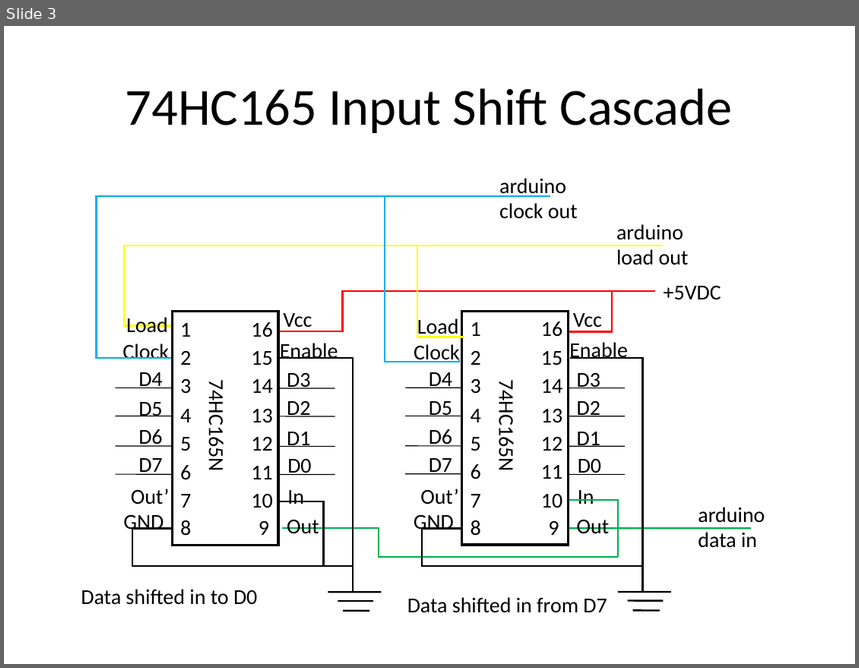
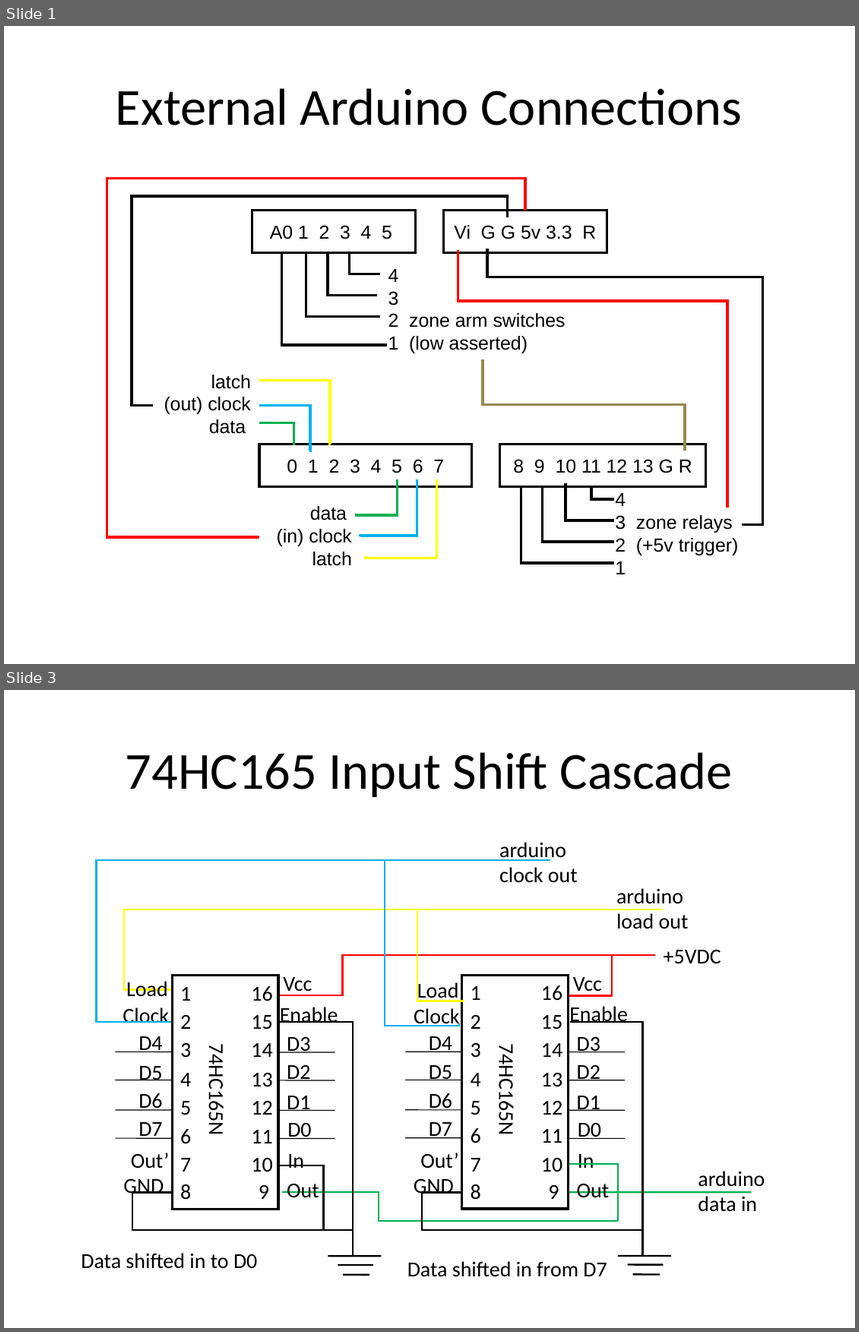
Before and after one commit to markkampe/Alarm, a slide deck: Schematics.ppt. Shown one above the other, each under a label of ours: slide 3 before the commit, slides 1 and 3 after it; the slides between them are not shown. The pictures are 859x668 and 859x1332 pixels, drawn with LibreOffice and Linux fonts; fonts in the diff are those of the drawing. Boxes give left, top, right and bottom in pixels: in the first picture for what was removed or moved away, otherwise in the second. Text is boxed around its words. In the diff, an @@ line names an element or a change of style, - is before the commit and + after.

```diff
--- a/Schematics.ppt
+++ b/Schematics.ppt
@@ slide 1 added at (4,26,855,664), background #FFFFFF @@
@@ title added at (116,88,742,126), 44 pt, text #000000 @@
+External Arduino Connections
@@ elbow line added from (259, 537) to (526, 211), #FF0000 2.24 pt @@
@@ elbow line added from (508, 218) to (153, 406), #000000 2.24 pt @@
@@ rectangle added at (253,211,416,253), outline #000000 2.01 pt, 16 pt, text #000000 @@
+A0 1 2 3 4 5
@@ rectangle added at (444,211,607,253), outline #000000 2.01 pt, 16 pt, text #000000 @@
+Vi G G 5v 3.3 R
@@ elbow line added from (387, 345) to (281, 253), #000000 2.24 pt @@
@@ elbow line added from (380, 317) to (309, 253), #000000 2.24 pt @@
@@ elbow line added from (377, 296) to (328, 253), #000000 2.24 pt @@
@@ elbow line added from (380, 275) to (349, 253), #000000 2.24 pt @@
@@ elbow line added from (728, 508) to (458, 250), #FF0000 2.24 pt @@
@@ elbow line added from (742, 525) to (487, 249), #000000 2.24 pt @@
@@ text added at (389,269,566,354), 16 pt, text #000000 @@
+4
+3
+2 zone arm switches
+1 (low asserted)
@@ elbow line added from (685, 451) to (484, 360), #948A54 2.24 pt @@
@@ text added at (164,375,251,434), 16 pt, text #000000 @@
+latch
+(out) clock
+data
@@ elbow line added from (330, 445) to (259, 381), #FFFF00 2.24 pt @@
@@ elbow line added from (259, 406) to (310, 452), #00B0F0 2.24 pt @@
@@ elbow line added from (259, 423) to (295, 445), #00B050 2.24 pt @@
@@ rectangle added at (259,445,472,487), outline #000000 2.01 pt, 16 pt, text #000000 @@
+0 1 2 3 4 5 6 7
@@ rectangle added at (500,445,706,487), outline #000000 2.01 pt, 16 pt, text #000000 @@
+8 9 10 11 12 13 G R
@@ elbow line added from (354, 515) to (397, 480), #00B050 2.24 pt @@
@@ elbow line added from (360, 537) to (417, 480), #00B0F0 2.24 pt @@
@@ elbow line added from (366, 556) to (436, 480), #FFFF00 2.24 pt @@
@@ elbow line added from (614, 563) to (522, 487), #000000 2.24 pt @@
@@ elbow line added from (614, 542) to (543, 487), #000000 2.24 pt @@
@@ elbow line added from (614, 521) to (564, 485), #000000 2.24 pt @@
@@ elbow line added from (614, 499) to (593, 487), #000000 2.24 pt @@
@@ text added at (615,493,739,575), 16 pt, text #000000 @@
+4
+3 zone relays
+2 (+5v trigger)
+1
@@ text added at (277,506,352,566), 16 pt, text #000000 @@
+data
+(in) clock
+latch
```
Also in this commit, not shown: 1 slide changed, 1 other slide added, 1 slide removed, 1 other file.
